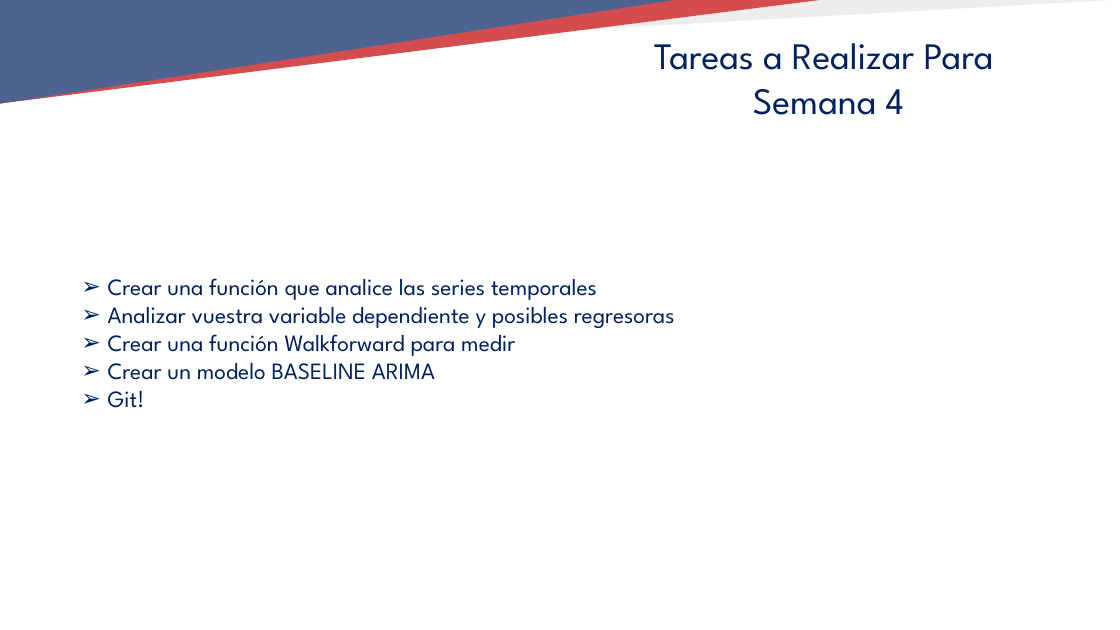
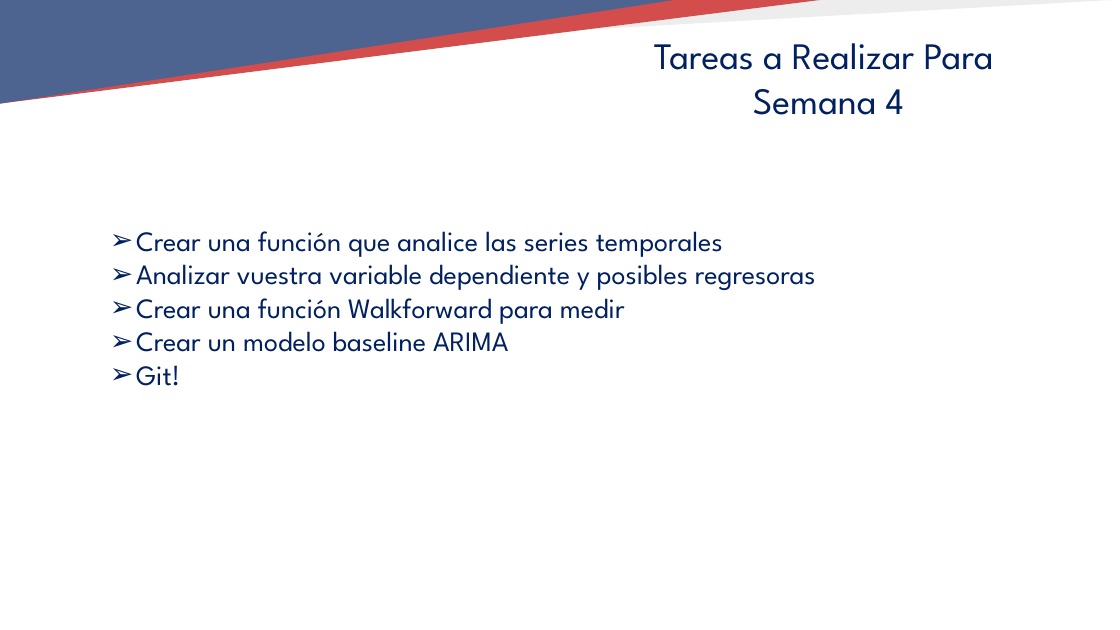
Before and after one commit to TeresaLS/timeseries_lab, a slide deck: slide 25 of 03_BASIC_MODELLING/03_BASIC_MODELLING.pptx (slide 17 before the commit). Drawn at 1120x630 pixels with LibreOffice and Linux fonts; fonts in the diff are those of the drawing; background and template pictures are left out. Boxes give left, top, right and bottom in pixels: in the first picture for what was removed or moved away, otherwise in the second. Text is boxed around its words. In the diff, an @@ line names an element or a change of style, - is before the commit and + after.

```diff
--- a/03_BASIC_MODELLING/03_BASIC_MODELLING.pptx
+++ b/03_BASIC_MODELLING/03_BASIC_MODELLING.pptx
@@ text "Crear una función que analice ...": place and size @@
-text "Crear una función que analice ..." at [108, 278, 675, 408]
+text "Crear una función que analice ..." at [136, 231, 816, 386]
@@ text at [136, 231, 816, 386]: size 20 to 24 pt in "Crear una función que analice las series ...", "Analizar vuestra variable dependiente y posibles regresoras", "Crear una función Walkforward para medir", "Git!" @@
@@ text at [136, 331, 508, 352]: text changed; size 20 to 24 pt @@
-  ➢ Crear un modelo BASELINE ARIMA
+  ➢ Crear un modelo baseline ARIMA
```
Also in this commit, not shown: 6 other slides changed, 14 slides added, 6 slides removed, 15 other files.
